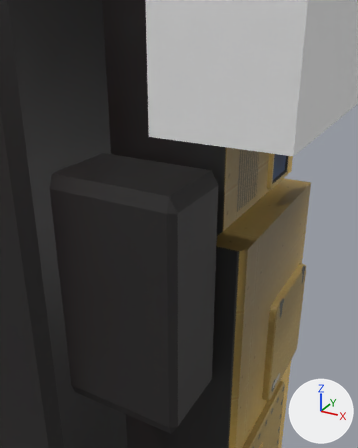
The FBX model Assets/MobileWorkshop.fbx, before and after one commit.
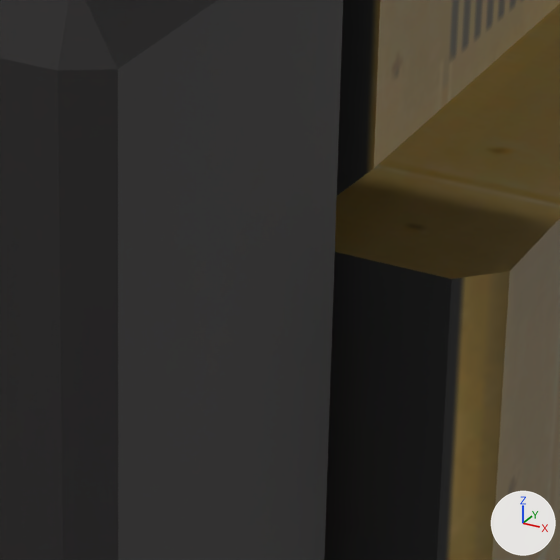
Each version is shown from a 50 mm camera at (0.03647, -0.03959, 0.0423) aimed at (0.02114, -0.01171, 0.02836), then close up on the part from 44% to 72% of the width and 45% to 67% of the height. Arrows for +X, +Y and +Z are at lower right; the lights stay in place. Objects named as collision shapes, trigger or cutter boxes, shadow casters or lower levels of detail are left out. Where no turn or scale is listed for an object, it has been applied to the vertices.

In view in the first close-up: 'MobileWorkshop', 'tank_001'.
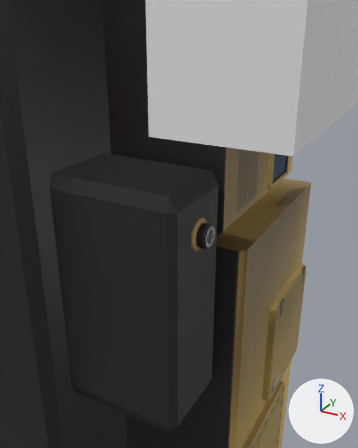
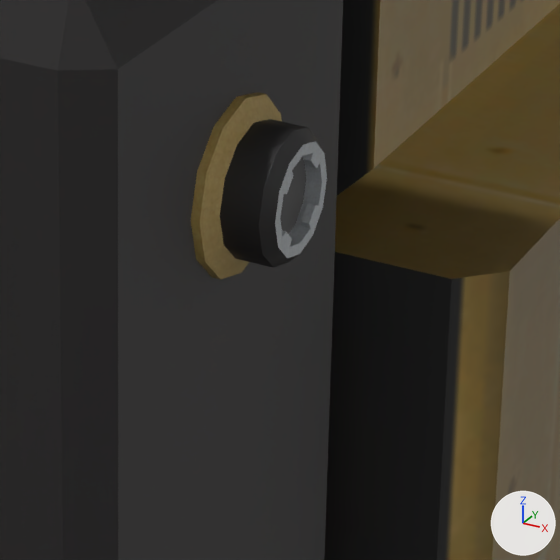
The change, as JSON lines over the scene's bpy script:
```json
{"op": "add", "block": "mat_kas_portf_c__mobileworkshop_png", "code": ["mat_kas_portf_c__mobileworkshop_png = principled_material('KAS_portf_c__MobileWorkshop_png')", "mat_kas_portf_c__mobileworkshop_png.texture = img_mobileworkshop_png"]}
{"op": "add", "block": "me_fuel_plug", "code": ["me_fuel_plug = bpy.data.meshes.new('fuel-plug')", "me_fuel_plug.from_pydata(...)  # 112 vertices, 102 faces; spans x -0.12..0.12, y -0.05..0.06, z -0.12..0.12", "me_fuel_plug.materials.append(mat_kas_portf_c__mobileworkshop_png)  # picture img_mobileworkshop_png"]}
{"op": "add", "block": "ob_fuel_plug", "code": ["ob_fuel_plug = bpy.data.objects.new('fuel-plug', me_fuel_plug)", "ob_fuel_plug.parent = ob_tank_001", "ob_fuel_plug.location = (0.582, 0.00569, -0.629)", "ob_fuel_plug.rotation_euler = (1.571, 1.571, 0.0)  # degrees (90, 90, 0)"]}
```

Boxes [x1, y1, x2, y2] around the edits, measured in the close-ups (560 x 560 px):
```json
{"object": "fuel-plug", "change": "added", "after": [191, 92, 327, 280], "on screen": "black"}
```
